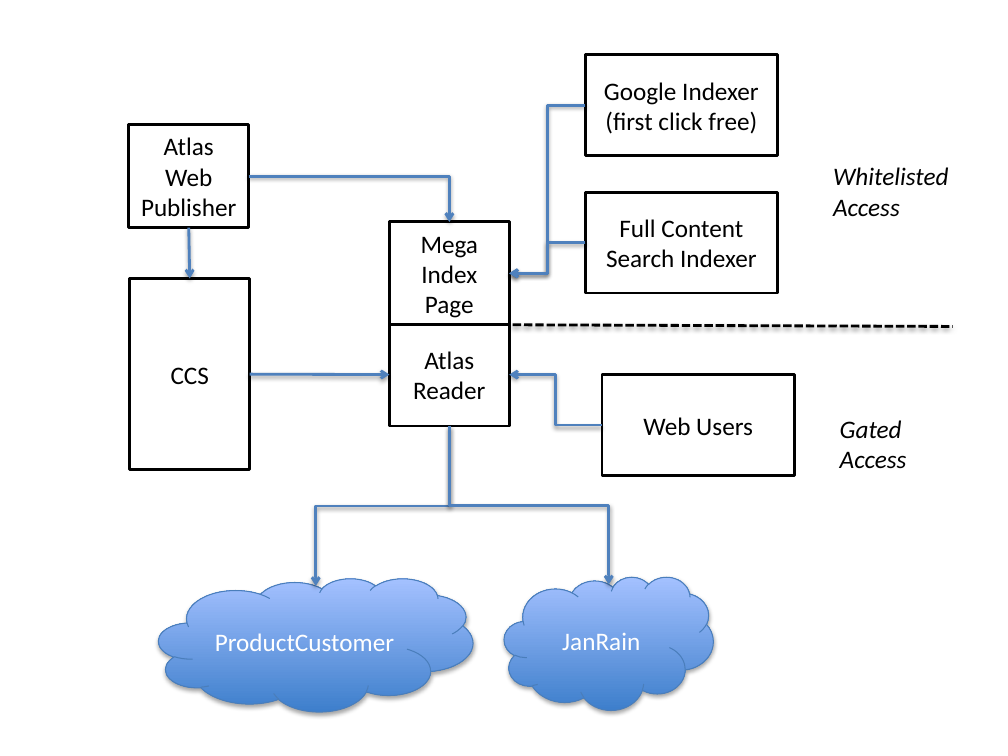
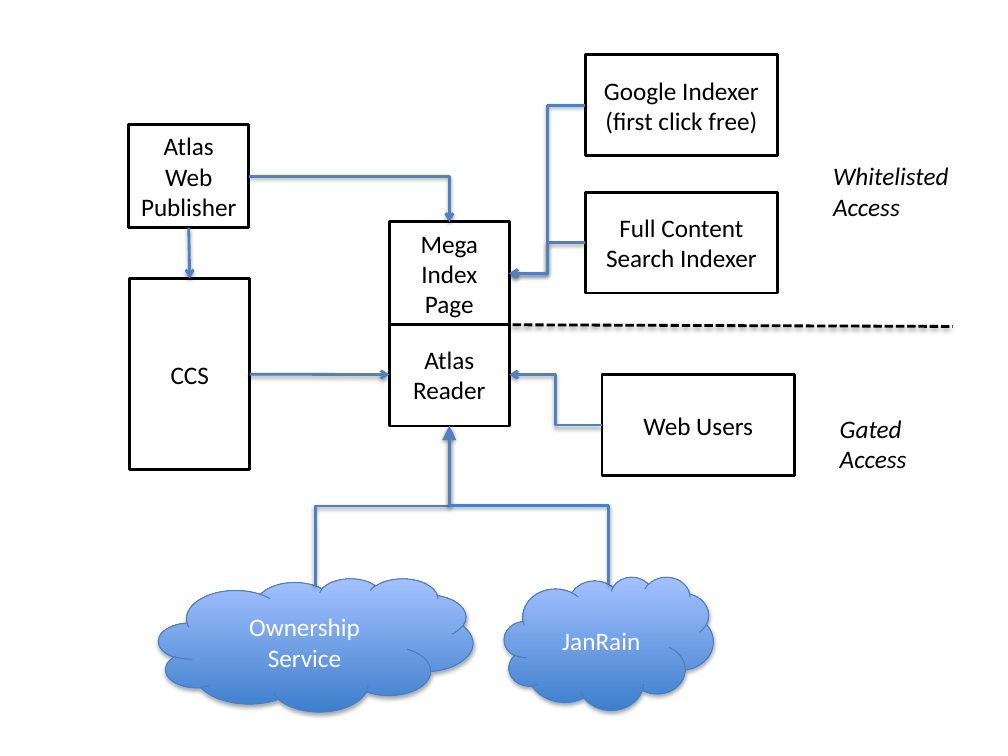
Before and after one commit to odewahn/atlas-reader-business-requirements, a slide deck: slide 2 of docs/brd-images.pptx. Drawn at 1008x756 pixels with LibreOffice and Linux fonts; fonts in the diff are those of the drawing. Boxes give left, top, right and bottom in pixels: in the first picture for what was removed or moved away, otherwise in the second. Text is boxed around its words. In the diff, an @@ line names an element or a change of style, - is before the commit and + after.

Commit message:
clarifying service names and usage

```diff
--- a/docs/brd-images.pptx
+++ b/docs/brd-images.pptx
@@ elbow arrow (450, 426) - (316, 586): arrowheads changed @@
@@ elbow arrow (450, 426) - (609, 585): arrowheads changed @@
@@ text in cloud at (249,618,360,667): text changed @@
-ProductCustomer
+Ownership Service
```
Also in this commit, not shown: 1 other file.
